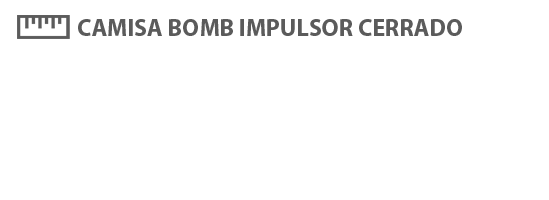
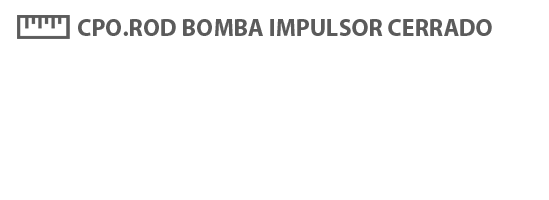
Revision of a layered (549, 200) image; what changed, layer by layer:
renamed "CAMISA BOMB IMPULSOR CERRADO" to "CPO.ROD BOMBA IMPULSOR CERRADO", painted on it over [left=92, top=19, right=492, bottom=36]
